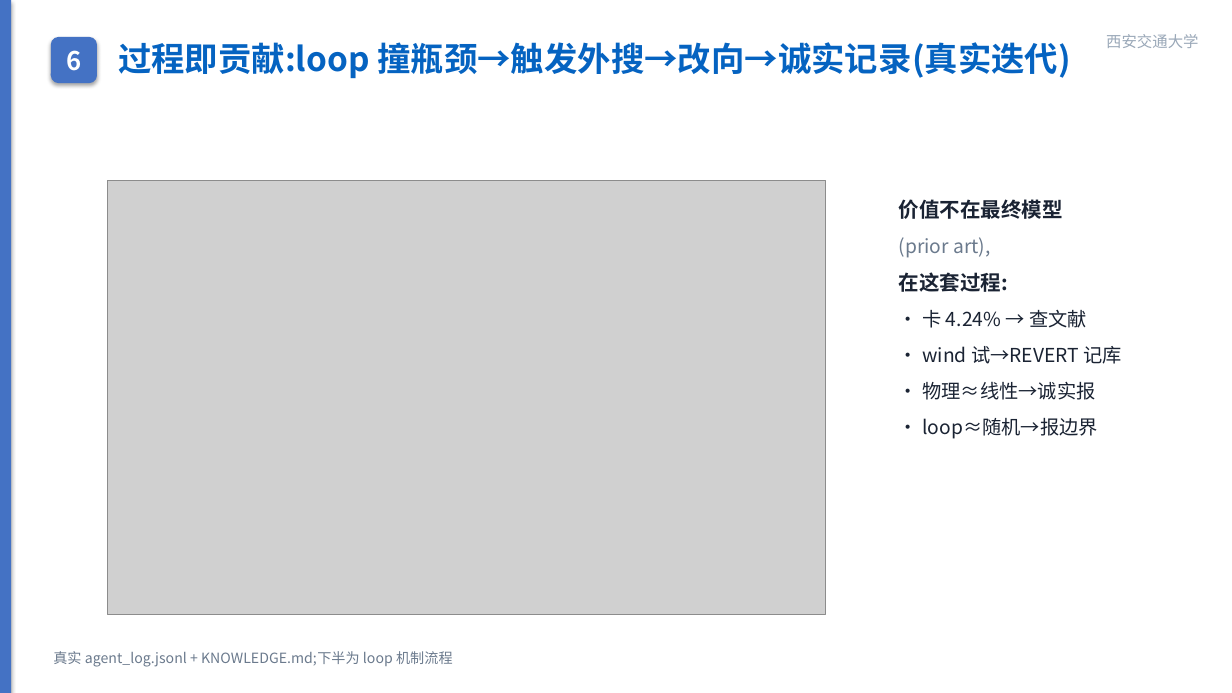
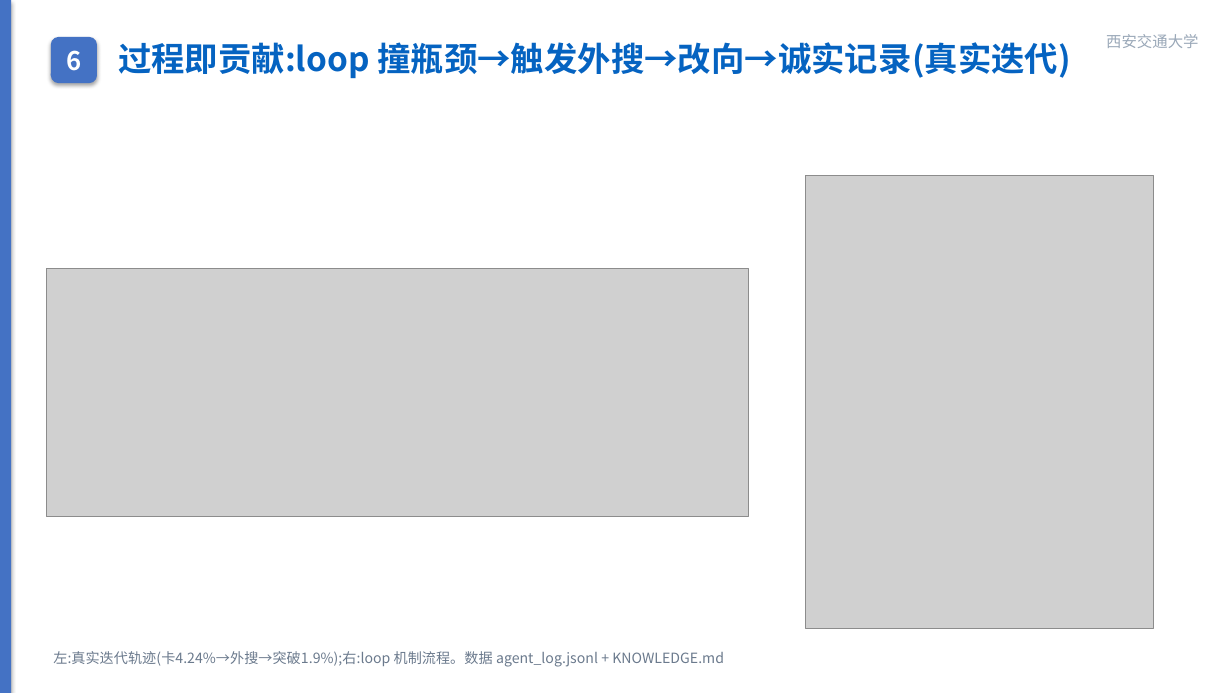
Before and after one commit to wbz0429/PathPlanningwithEnergy, a slide deck: slide 7 of autoresearch/energy_m100/experiments/midterm_defense.pptx. Drawn at 1232x693 pixels with LibreOffice and Linux fonts; fonts in the diff are those of the drawing; grey boxes stand for pictures. Boxes give left, top, right and bottom in pixels: in the first picture for what was removed or moved away, otherwise in the second. Text is boxed around its words. In the diff, an @@ line names an element or a change of style, - is before the commit and + after.

```diff
--- a/autoresearch/energy_m100/experiments/midterm_defense.pptx
+++ b/autoresearch/energy_m100/experiments/midterm_defense.pptx
@@ picture added at (805,176,1153,628) @@
@@ text removed at (899,199,1121,439) @@
-价值不在最终模型
-(prior art),
-在这套过程:
-· 卡 4.24% → 查文献
-· wind 试→REVERT 记库
-· 物理≈线性→诚实报
-· loop≈随机→报边界
@@ picture: place and size @@
-picture at (107,180,826,615)
+picture at (46,269,749,518)
@@ text at (53,651,724,667): text changed @@
-真实 agent_log.jsonl + KNOWLEDGE.md;下半为 loop 机制流程
+左:真实迭代轨迹(卡4.24%→外搜→突破1.9%);右:loop 机制流程。数据 agent_log.jsonl + KNOWLEDGE.md
```
Also in this commit, not shown: 10 other files.
